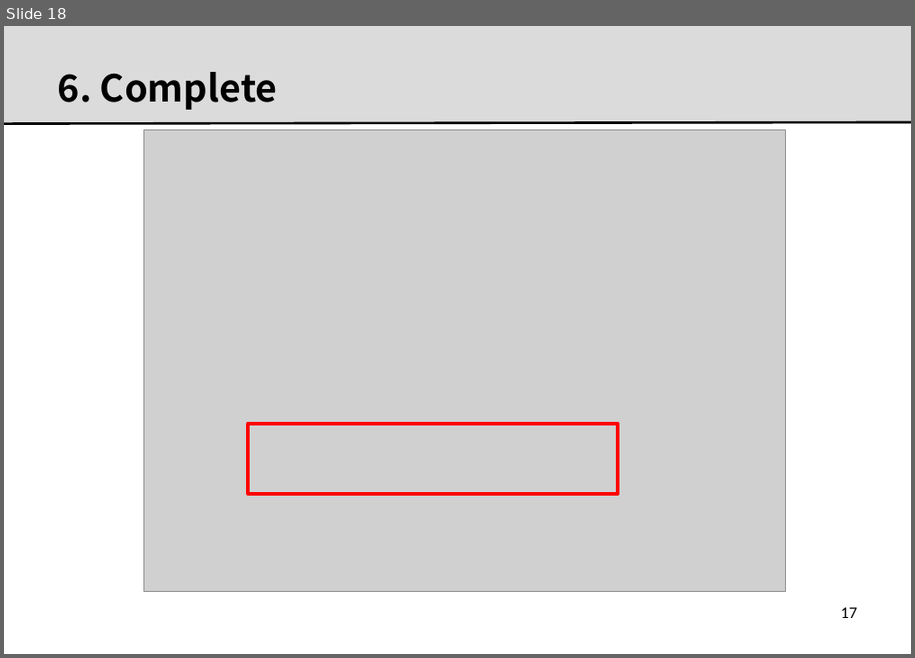
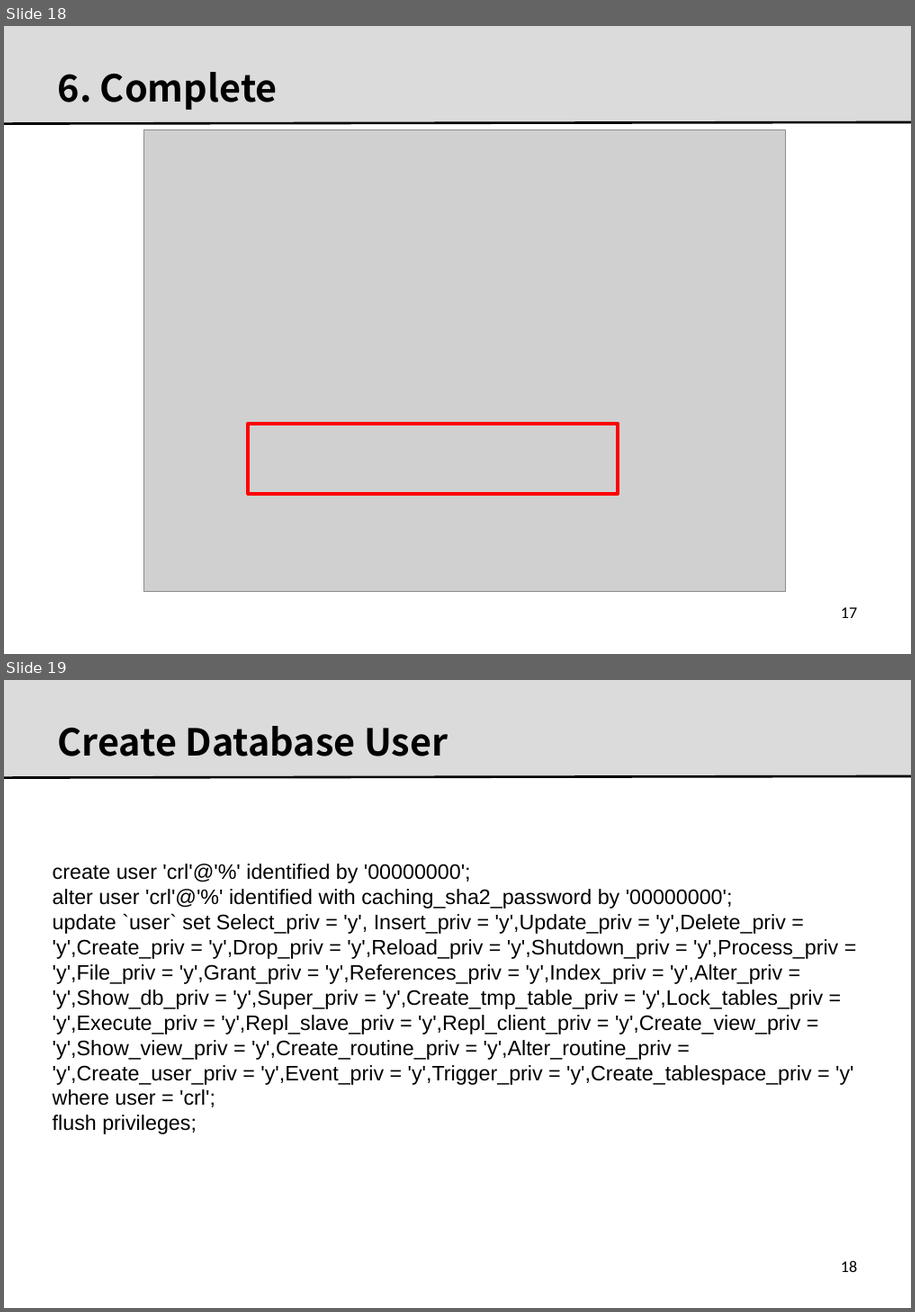
Before and after one commit to kitcrl/waas, a slide deck: docs/0000.man.pptx. Shown one above the other, each under a label of ours: slide 18 before the commit, slides 18 and 19 after it. The pictures are 915x658 and 915x1312 pixels, drawn with LibreOffice and Linux fonts; fonts in the diff are those of the drawing; grey boxes stand for pictures; background and template pictures are left out. Boxes give left, top, right and bottom in pixels: in the first picture for what was removed or moved away, otherwise in the second. Text is boxed around its words. In the diff, an @@ line names an element or a change of style, - is before the commit and + after.

```diff
--- a/docs/0000.man.pptx
+++ b/docs/0000.man.pptx
@@ slide 19 added at bbox=[4, 680, 911, 1308], background #FFFFFF; not listed: 2 template elements that a slide beside it also shows @@
@@ title added at bbox=[58, 726, 448, 756], 32 pt, text #000000, bold @@
+Create Database User
@@ text added at bbox=[53, 864, 854, 1134], 18 pt, text #000000 @@
+create user 'crl'@'%' identified by '00000000';
+alter user 'crl'@'%' identified with caching_sha2_password by '00000000';
+update `user` set Select_priv = 'y', Insert_priv = 'y',Update_priv = 'y',Delete_priv = 'y',Create_priv = 'y',Drop_priv = 'y',Reload_priv = 'y',Shutdown_priv = 'y',Process_priv = 'y',File_priv = 'y',Grant_priv = 'y',References_priv = 'y',Index_priv = 'y',Alter_priv = 'y',Show_db_priv = 'y',Super_priv = 'y',Create_tmp_table_priv = 'y',Lock_tables_priv = 'y',Execute_priv = 'y',Repl_slave_priv = 'y',Repl_client_priv = 'y',Create_view_priv = 'y',Show_view_priv = 'y',Create_routine_priv = 'y',Alter_routine_priv = 'y',Create_user_priv = 'y',Event_priv = 'y',Trigger_priv = 'y',Create_tablespace_priv = 'y' where user = 'crl';
+flush privileges;
@@ page number added at bbox=[841, 1260, 857, 1272], 14 pt, text #000000 @@
+18
```
